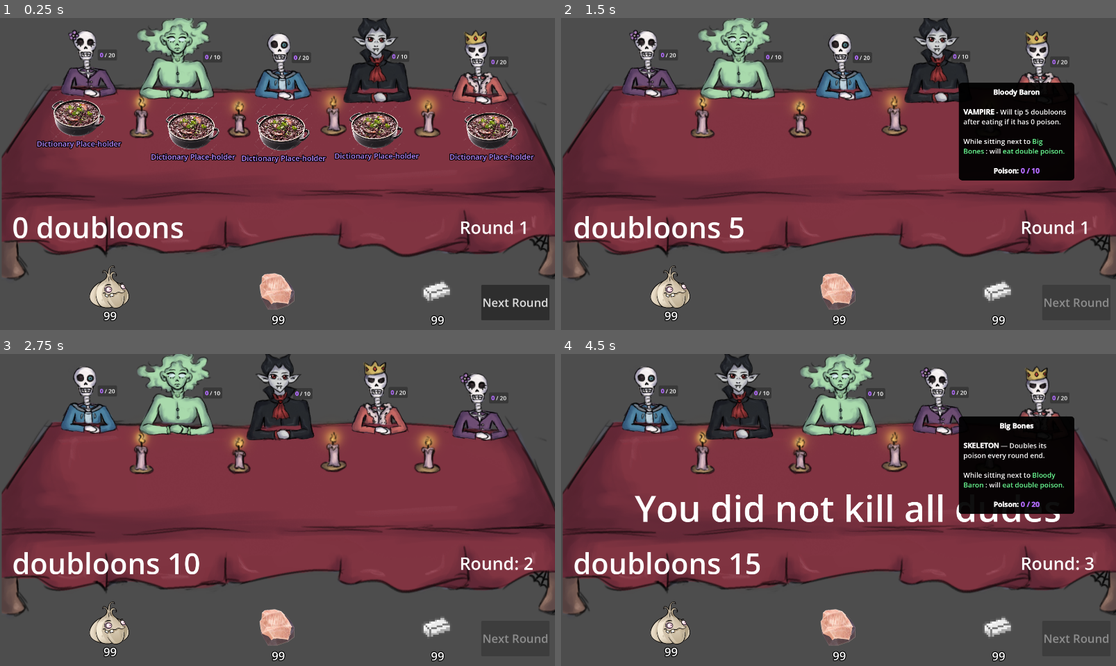
Above: before the commit, frames 1-4 (two rows, left to right).
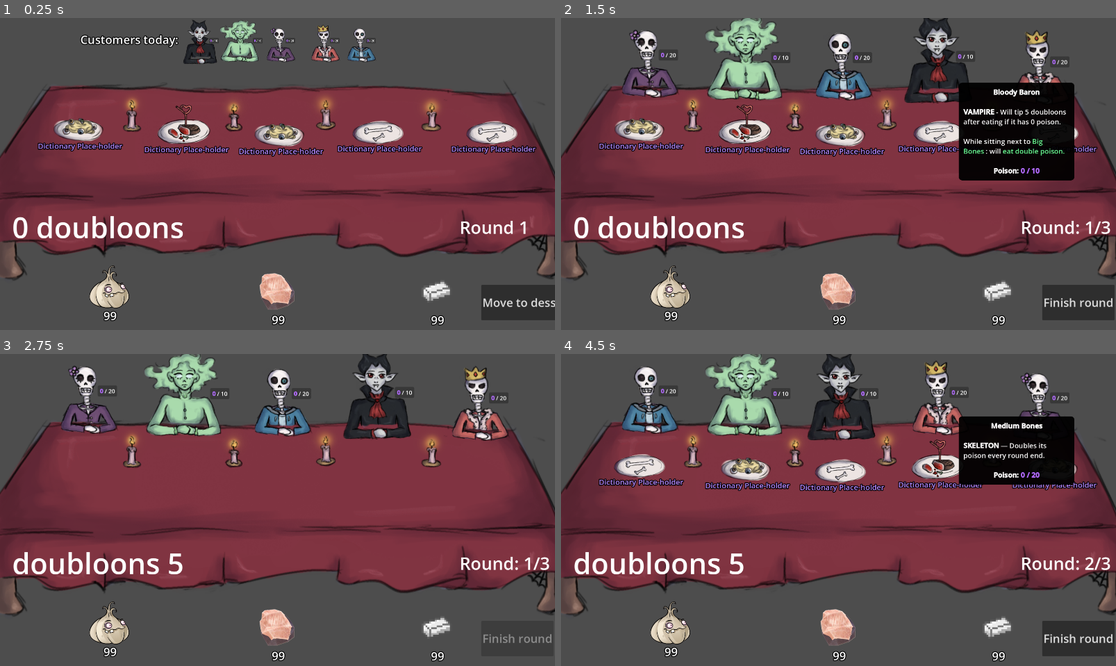
Above: after the commit, the same moments.

Repository: Henrique-Baumegger/godot-fims_food
Game: Godot game, scene res://scripts_and_scenes/main/main.tscn
Same seed, same stepped clock (60 frames per second), same inputs: the game is played once before the commit and once after it.
Inputs (mouse positions are in pixels of both pictures, inside the frame that each line leads up to):
- Up to frame 1 (0.25 s): no input
- Up to frame 2 (1.5 s): click "Next Round" (after the commit: "Move to dessets") at 0.5 s; tap Enter at 1.25 s; move the mouse to (943, 64) at 1.27 s; click (943, 64) at 1.35 s
- Up to frame 3 (2.75 s): click "Next Round" (after the commit: "Finish round") at 2 s
- Up to frame 4 (4.5 s): tap Space at 2.75 s; move the mouse to (738, 394) at 2.77 s; click (738, 394) at 2.85 s; click "Next Round" (after the commit: "Move to dessets") at 3.5 s; tap Enter at 4.25 s; move the mouse to (943, 397) at 4.27 s; click (943, 397) at 4.35 s

The runs differ from the first frame. In frame 1, 19% of the frame differs, in the area x 0-100%, y 0-97%; in frame 2, 9.2%; in frame 3, 10%; in frame 4, 17%.

Commit message:
flow fixed

Diff:
--- a/scripts_and_scenes/customer/ghost.tscn
+++ b/scripts_and_scenes/customer/ghost.tscn
@@ -1,18 +1,18 @@
 [gd_scene format=3 uid="uid://bb1dv0wixnsmh"]
 
 [ext_resource type="Script" uid="uid://bjbbvo4pjb5i8" path="res://scripts_and_scenes/customer/ghost.gd" id="1_elibt"]
-[ext_resource type="Texture2D" uid="uid://n4pmgvw48e7n" path="res://art/ghosts/ghost1.png" id="2_yam2q"]
-[ext_resource type="Texture2D" uid="uid://son7m30csknk" path="res://art/ghosts/ghost2.png" id="3_2xovo"]
-[ext_resource type="Texture2D" uid="uid://dlkeymue6jrht" path="res://art/ghosts/ghost3.png" id="4_u6df7"]
-[ext_resource type="Texture2D" uid="uid://03wfvm5m54sd" path="res://art/ghosts/ghost4.png" id="5_5jk5q"]
-[ext_resource type="Texture2D" uid="uid://rac3bmnbxj8s" path="res://art/ghosts/ghost5.png" id="6_bgmu7"]
-[ext_resource type="Texture2D" uid="uid://b2kdp2jf3wxx4" path="res://art/ghosts/ghost1d.png" id="7_whtnd"]
+[ext_resource type="Texture2D" uid="uid://n4pmgvw48e7n" path="res://art/characters/ghosts/ghost1.png" id="2_yam2q"]
+[ext_resource type="Texture2D" uid="uid://son7m30csknk" path="res://art/characters/ghosts/ghost2.png" id="3_2xovo"]
+[ext_resource type="Texture2D" uid="uid://dlkeymue6jrht" path="res://art/characters/ghosts/ghost3.png" id="4_u6df7"]
+[ext_resource type="Texture2D" uid="uid://03wfvm5m54sd" path="res://art/characters/ghosts/ghost4.png" id="5_5jk5q"]
+[ext_resource type="Texture2D" uid="uid://rac3bmnbxj8s" path="res://art/characters/ghosts/ghost5.png" id="6_bgmu7"]
+[ext_resource type="Texture2D" uid="uid://b2kdp2jf3wxx4" path="res://art/characters/ghosts/ghost1d.png" id="7_whtnd"]
 [ext_resource type="PackedScene" uid="uid://dv8xa6kl61ahd" path="res://scripts_and_scenes/UI/poison_indicator.tscn" id="7_yam2q"]
 [ext_resource type="PackedScene" uid="uid://qj5l5oibevij" path="res://scripts_and_scenes/UI/tool_tip_area.tscn" id="8_2xovo"]
-[ext_resource type="Texture2D" uid="uid://sl5tnv7agbm" path="res://art/ghosts/ghost2d.png" id="8_jtwfd"]
-[ext_resource type="Texture2D" uid="uid://c5vipnuxhxlyh" path="res://art/ghosts/ghost3d.png" id="9_npa8u"]
-[ext_resource type="Texture2D" uid="uid://bnlwbjqn8cm12" path="res://art/ghosts/ghost4d.png" id="10_5tpr8"]
-[ext_resource type="Texture2D" uid="uid://e8tq5fj852pu" path="res://art/ghosts/ghost5d.png" id="11_2ob77"]
+[ext_resource type="Texture2D" uid="uid://sl5tnv7agbm" path="res://art/characters/ghosts/ghost2d.png" id="8_jtwfd"]
+[ext_resource type="Texture2D" uid="uid://c5vipnuxhxlyh" path="res://art/characters/ghosts/ghost3d.png" id="9_npa8u"]
+[ext_resource type="Texture2D" uid="uid://bnlwbjqn8cm12" path="res://art/characters/ghosts/ghost4d.png" id="10_5tpr8"]
+[ext_resource type="Texture2D" uid="uid://e8tq5fj852pu" path="res://art/characters/ghosts/ghost5d.png" id="11_2ob77"]
 
 [sub_resource type="RectangleShape2D" id="RectangleShape2D_u6df7"]
 size = Vector2(270, 292.75)
--- a/scripts_and_scenes/customer/skeleton.tscn
+++ b/scripts_and_scenes/customer/skeleton.tscn
@@ -1,18 +1,18 @@
 [gd_scene format=3 uid="uid://b62ng2ie1m0rd"]
 
 [ext_resource type="Script" uid="uid://brng8om06cwia" path="res://scripts_and_scenes/customer/skeleton.gd" id="1_ybtii"]
-[ext_resource type="Texture2D" uid="uid://clo885p4hkli1" path="res://art/skeletons/skeleton1.png" id="2_27cea"]
-[ext_resource type="Texture2D" uid="uid://d1ypgbc4ntrnc" path="res://art/skeletons/skeleton3.png" id="2_jondo"]
+[ext_resource type="Texture2D" uid="uid://clo885p4hkli1" path="res://art/characters/skeletons/skeleton1.png" id="2_27cea"]
+[ext_resource type="Texture2D" uid="uid://d1ypgbc4ntrnc" path="res://art/characters/skeletons/skeleton3.png" id="2_jondo"]
 [ext_resource type="PackedScene" uid="uid://qj5l5oibevij" path="res://scripts_and_scenes/UI/tool_tip_area.tscn" id="3_k1ayw"]
-[ext_resource type="Texture2D" uid="uid://cc8icgq8exb6l" path="res://art/skeletons/skeleton2.png" id="3_pqvvh"]
-[ext_resource type="Texture2D" uid="uid://dwr2t2m0lnf8e" path="res://art/skeletons/skeleton4.png" id="5_abggj"]
-[ext_resource type="Texture2D" uid="uid://dw81lpm0koujt" path="res://art/skeletons/skeleton5.png" id="6_abggj"]
+[ext_resource type="Texture2D" uid="uid://cc8icgq8exb6l" path="res://art/characters/skeletons/skeleton2.png" id="3_pqvvh"]
+[ext_resource type="Texture2D" uid="uid://dwr2t2m0lnf8e" path="res://art/characters/skeletons/skeleton4.png" id="5_abggj"]
+[ext_resource type="Texture2D" uid="uid://dw81lpm0koujt" path="res://art/characters/skeletons/skeleton5.png" id="6_abggj"]
 [ext_resource type="PackedScene" uid="uid://dv8xa6kl61ahd" path="res://scripts_and_scenes/UI/poison_indicator.tscn" id="7_pqvvh"]
-[ext_resource type="Texture2D" uid="uid://cuywldlx7ncf5" path="res://art/skeletons/skeleton1d.png" id="7_vcck5"]
-[ext_resource type="Texture2D" uid="uid://dlncfwesos52a" path="res://art/skeletons/skeleton2d.png" id="8_qcjxa"]
-[ext_resource type="Texture2D" uid="uid://ctprrwf5itf4n" path="res://art/skeletons/skeleton3d.png" id="9_ejfx8"]
-[ext_resource type="Texture2D" uid="uid://ky2lq66301jw" path="res://art/skeletons/skeleton4d.png" id="10_a5qyi"]
-[ext_resource type="Texture2D" uid="uid://vledc1gce23d" path="res://art/skeletons/skeleton5d.png" id="11_pvdd6"]
+[ext_resource type="Texture2D" uid="uid://cuywldlx7ncf5" path="res://art/characters/skeletons/skeleton1d.png" id="7_vcck5"]
+[ext_resource type="Texture2D" uid="uid://dlncfwesos52a" path="res://art/characters/skeletons/skeleton2d.png" id="8_qcjxa"]
+[ext_resource type="Texture2D" uid="uid://ctprrwf5itf4n" path="res://art/characters/skeletons/skeleton3d.png" id="9_ejfx8"]
+[ext_resource type="Texture2D" uid="uid://ky2lq66301jw" path="res://art/characters/skeletons/skeleton4d.png" id="10_a5qyi"]
+[ext_resource type="Texture2D" uid="uid://vledc1gce23d" path="res://art/characters/skeletons/skeleton5d.png" id="11_pvdd6"]
 
 [sub_resource type="RectangleShape2D" id="RectangleShape2D_ap04t"]
 size = Vector2(181.5, 254)
--- a/scripts_and_scenes/customer/vampire.tscn
+++ b/scripts_and_scenes/customer/vampire.tscn
@@ -1,19 +1,18 @@
 [gd_scene format=3 uid="uid://5u6g4ksmn4tp"]
 
 [ext_resource type="Script" uid="uid://cf0bph7y7l82n" path="res://scripts_and_scenes/customer/vampire.gd" id="1_js6u7"]
-[ext_resource type="Texture2D" uid="uid://dwptq3m6hknxo" path="res://art/vampire/vampire1.png" id="2_wvpbf"]
-[ext_resource type="Texture2D" uid="uid://c72pekmj138hs" path="res://art/vampire/vampire2.png" id="3_78m3r"]
-[ext_resource type="Texture2D" uid="uid://byyq150c7bwg6" path="res://art/vampire/vampire3.png" id="4_qfupa"]
-[ext_resource type="Texture2D" uid="uid://bm26amqolheg8" path="res://art/vampire/vampire4.png" id="5_k3gdo"]
+[ext_resource type="Texture2D" uid="uid://dwptq3m6hknxo" path="res://art/characters/vampire/vampire1.png" id="2_wvpbf"]
+[ext_resource type="Texture2D" uid="uid://c72pekmj138hs" path="res://art/characters/vampire/vampire2.png" id="3_78m3r"]
+[ext_resource type="Texture2D" uid="uid://byyq150c7bwg6" path="res://art/characters/vampire/vampire3.png" id="4_qfupa"]
+[ext_resource type="Texture2D" uid="uid://bm26amqolheg8" path="res://art/characters/vampire/vampire4.png" id="5_k3gdo"]
 [ext_resource type="PackedScene" uid="uid://qj5l5oibevij" path="res://scripts_and_scenes/UI/tool_tip_area.tscn" id="6_3ajja"]
-[ext_resource type="Texture2D" uid="uid://bmi6njxljtcf8" path="res://art/vampire/vampire5.png" id="6_l7adl"]
-[ext_resource type="Texture2D" uid="uid://clg788p2dhx2a" path="res://art/vampire/vampire1d.png" id="7_4igmh"]
+[ext_resource type="Texture2D" uid="uid://bmi6njxljtcf8" path="res://art/characters/vampire/vampire5.png" id="6_l7adl"]
+[ext_resource type="Texture2D" uid="uid://clg788p2dhx2a" path="res://art/characters/vampire/vampire1d.png" id="7_4igmh"]
 [ext_resource type="PackedScene" uid="uid://dv8xa6kl61ahd" path="res://scripts_and_scenes/UI/poison_indicator.tscn" id="7_kpu4f"]
-[ext_resource type="Texture2D" uid="uid://clo885p4hkli1" path="res://art/skeletons/skeleton1.png" id="7_pbexu"]
-[ext_resource type="Texture2D" uid="uid://dhngd2ib2vlmh" path="res://art/vampire/vampire2d.png" id="8_hsceg"]
-[ext_resource type="Texture2D" uid="uid://5kiu4yg0a3q1" path="res://art/vampire/vampire3d.png" id="9_oayg1"]
-[ext_resource type="Texture2D" uid="uid://eb50yj5iku6g" path="res://art/vampire/vampire4d.png" id="10_q4a45"]
-[ext_resource type="Texture2D" uid="uid://cyuy4cxjo30ic" path="res://art/vampire/vampire5d.png" id="11_up04k"]
+[ext_resource type="Texture2D" uid="uid://dhngd2ib2vlmh" path="res://art/characters/vampire/vampire2d.png" id="8_hsceg"]
+[ext_resource type="Texture2D" uid="uid://5kiu4yg0a3q1" path="res://art/characters/vampire/vampire3d.png" id="9_oayg1"]
+[ext_resource type="Texture2D" uid="uid://eb50yj5iku6g" path="res://art/characters/vampire/vampire4d.png" id="10_q4a45"]
+[ext_resource type="Texture2D" uid="uid://cyuy4cxjo30ic" path="res://art/characters/vampire/vampire5d.png" id="11_up04k"]
 
 [sub_resource type="RectangleShape2D" id="RectangleShape2D_pbexu"]
 size = Vector2(208, 232)
@@ -26,7 +25,7 @@
 [node name="Sprite2D" type="Sprite2D" parent="." unique_id=347719945]
 position = Vector2(342.00003, 457)
 scale = Vector2(1.25, 1.25)
-texture = ExtResource("7_pbexu")
+texture = ExtResource("2_wvpbf")
 
 [node name="ToolTipArea" parent="." unique_id=1783049423 instance=ExtResource("6_3ajja")]
 displayed_text = "[b] Vampire [/b]
@@ -37,6 +36,6 @@
 shape = SubResource("RectangleShape2D_pbexu")
 
 [node name="PoisonIndicator" parent="." unique_id=416598971 instance=ExtResource("7_kpu4f")]
-offset_left = 47.0
+offset_left = 64.0
 offset_top = -38.0
-offset_right = 114.0
+offset_right = 131.0
--- a/scripts_and_scenes/food/food.gd
+++ b/scripts_and_scenes/food/food.gd
@@ -3,17 +3,37 @@
 
 var ingredients_present : Dictionary[String, int]
 var max_amount_for_each_ingredient : Dictionary[String, int]
+var warm_food_step : bool
+
+@export var list_of_sprites : Array[Texture]
+
 @onready var label: Label = $Label
+@onready var sprite_2d: Sprite2D = $Sprite2D
 
 
 func _ready() -> void:
 	ingredients_present = AllIngredientsHelper.get_empty_ingredients_base_dictionary_copy()
 	max_amount_for_each_ingredient = AllIngredientsHelper.get_max_amount_for_each_ingredient_dictionary_copy()
+	sprite_2d.texture = list_of_sprites.pick_random()
+
+
+func start_round() -> void:
+	print ("warm food")
+	warm_food_step = true
+
+
+func clients_go_to_table() -> void:
+	print ("dessert")
+	warm_food_step = false
+
 
 
 func try_to_add(ingredient_name: String, quantity: int) -> int:
+	if not warm_food_step:
+		return 0
+
 	if not ingredients_present.has(ingredient_name):
-		return -1
+		return 0
 
 	var current := ingredients_present[ingredient_name]
 	var max_allowed := max_amount_for_each_ingredient[ingredient_name]
--- a/scripts_and_scenes/food/food.tscn
+++ b/scripts_and_scenes/food/food.tscn
@@ -1,15 +1,18 @@
 [gd_scene format=3 uid="uid://cy3u8ujq720yj"]
 
 [ext_resource type="Script" uid="uid://d2y0qgipcum2s" path="res://scripts_and_scenes/food/food.gd" id="1_aohis"]
-[ext_resource type="Texture2D" uid="uid://cud77rmjr53yj" path="res://art/place_holder/feijoada.png" id="2_q2kjr"]
+[ext_resource type="Texture2D" uid="uid://bjp1fg4matt2b" path="res://art/food/warm/beef.png" id="2_hpgca"]
 [ext_resource type="Theme" uid="uid://c3pgctkp31gj8" path="res://art/themes/new_theme.tres" id="3_h3cyt"]
+[ext_resource type="Texture2D" uid="uid://tqjoie2qw2gi" path="res://art/food/warm/chicken.png" id="3_xacjw"]
+[ext_resource type="Texture2D" uid="uid://cy7w643klhh1w" path="res://art/food/warm/pasta.png" id="4_skh7j"]
 
 [sub_resource type="RectangleShape2D" id="RectangleShape2D_aohis"]
 size = Vector2(90.79999, 88.09999)
 
-[node name="Food" type="Area2D" unique_id=1063911873 groups=["food_area"]]
+[node name="Food" type="Area2D" unique_id=1063911873 groups=["food_area", "round_dependers"]]
 z_index = 1
 script = ExtResource("1_aohis")
+list_of_sprites = Array[Texture]([ExtResource("2_hpgca"), ExtResource("3_xacjw"), ExtResource("4_skh7j")])
 
 [node name="CollisionShape2D" type="CollisionShape2D" parent="." unique_id=1930218971]
 position = Vector2(3.999998, 9.749992)
@@ -17,8 +20,8 @@
 shape = SubResource("RectangleShape2D_aohis")
 
 [node name="Sprite2D" type="Sprite2D" parent="." unique_id=1433303779]
-scale = Vector2(0.08, 0.08)
-texture = ExtResource("2_q2kjr")
+scale = Vector2(0.7, 0.7)
+texture = ExtResource("2_hpgca")
 
 [node name="Label" type="Label" parent="." unique_id=705170775]
 offset_left = -222.0
--- a/scripts_and_scenes/main/main.gd
+++ b/scripts_and_scenes/main/main.gd
@@ -3,8 +3,8 @@
 var current_round = 1
 var money = 0
 var time_between_rounds : float = 1
-var time_between_days: float = 2
-
+var time_between_days: float = 0.8
+var customers_already_sitting: bool = false
 
 @onready var money_label: Label = $MoneyLabel
 @onready var round_label: Label = $RoundLabel
@@ -17,6 +17,7 @@
 	get_tree().call_group("round_dependers", "start_day")
 	get_tree().call_group("round_dependers", "start_round")
 	make_connections()
+	next_round.text = "Move to dessets"
 
 
 func make_connections() -> void:
@@ -36,29 +37,43 @@
 
 
 func _on_next_round_pressed() -> void:
-	var last_round : bool = current_round >= 3
-	if last_round:
-		get_tree().call_group("round_dependers", "assign_food")
-		get_tree().call_group("round_dependers", "finish_round")
-		lose_the_day_check()
+
+	if not customers_already_sitting:
+		get_tree().call_group("round_dependers", "clients_go_to_table")
+		customers_already_sitting = true
 		next_round.disabled = true
 		await get_tree().create_timer(time_between_days).timeout
-		get_tree().call_group("round_dependers", "finish_day")
-		await get_tree().create_timer(time_between_days).timeout
 		next_round.disabled = false
-		get_tree().call_group("round_dependers", "start_day")
-		get_tree().call_group("round_dependers", "start_round")
-		current_round = 1
-		make_connections()
+		next_round.text = "Finish round"
+
 	else:
-		get_tree().call_group("round_dependers", "assign_food")
-		get_tree().call_group("round_dependers", "finish_round")
-		next_round.disabled = true
-		await get_tree().create_timer(time_between_rounds).timeout
-		next_round.disabled = false
-		get_tree().call_group("round_dependers", "start_round")
-		current_round += 1
-	round_label.text = "Round: "+ str(current_round)
+		var last_round : bool = current_round >= 3
+		if last_round:
+			get_tree().call_group("round_dependers", "assign_food")
+			get_tree().call_group("round_dependers", "finish_round")
+			lose_the_day_check()
+			next_round.disabled = true
+			await get_tree().create_timer(time_between_days).timeout
+			get_tree().call_group("round_dependers", "finish_day")
+			await get_tree().create_timer(time_between_days).timeout
+			next_round.disabled = false
+			get_tree().call_group("round_dependers", "start_day")
+			get_tree().call_group("round_dependers", "start_round")
+			current_round = 1
+			make_connections()
+			next_round.text = "Move to dessets"
+			customers_already_sitting = false
+		else:
+			get_tree().call_group("round_dependers", "assign_food")
+			get_tree().call_group("round_dependers", "finish_round")
+			next_round.disabled = true
+			await get_tree().create_timer(time_between_rounds).timeout
+			next_round.disabled = false
+			get_tree().call_group("round_dependers", "start_round")
+			current_round += 1
+			next_round.text = "Move to dessets"
+			customers_already_sitting = false
+	round_label.text = "Round: "+ str(current_round)+"/3"
 
 
 func lose_the_day_check() -> void:
--- a/scripts_and_scenes/table/table.gd
+++ b/scripts_and_scenes/table/table.gd
@@ -6,6 +6,15 @@
 var list_of_foods_this_round : Array[Food]
 var clients_of_the_day : Array[Customer]
 var client_positions_of_this_round : Array[Customer]
+
+@onready var customer_list: Node2D = $CustomerList
+@onready var list_position_1: Marker2D = $CustomerList/list_position1
+@onready var list_position_2: Marker2D = $CustomerList/list_position2
+@onready var list_position_3: Marker2D = $CustomerList/list_position3
+@onready var list_position_4: Marker2D = $CustomerList/list_position4
+@onready var list_position_5: Marker2D = $CustomerList/list_position5
+@onready var label: Label = $CustomerList/Label
+
 
 @onready var food_1_position: Marker2D = $FoodPositions/Food1Position
 @onready var food_2_position: Marker2D = $FoodPositions/Food2Position
@@ -20,23 +29,27 @@
 @onready var customer_5_position: Marker2D = $CustomerPositions/Customer5Position
 
 
+func start_day() -> void:
+	new_set_of_customers()
+
+
+func start_round() -> void:
+	handle_list(true)
+	new_round_of_food()
+
+
+func clients_go_to_table() -> void:
+	handle_list(false)
+	shuffle_customers()
+
+
 func assign_food() -> void:
 	for i in range(table_size):
 		client_positions_of_this_round[i].food_this_round = list_of_foods_this_round[i]
 
 
-func start_day() -> void:
-	new_set_of_customers()
-	set_new_customer_relations()
-
-
 func finish_day() -> void:
 	delete_current_customers()
-
-func start_round() -> void:
-	new_round_of_food()
-	shuffle_customers()
-	set_left_and_rights_of_customers()
 
 
 func new_round_of_food() -> void:
@@ -66,6 +79,7 @@
 	clients_of_the_day = AssetDictionary.instantiate_random_customers(table_size)
 	for cust in clients_of_the_day:
 		add_child(cust)
+	set_new_customer_relations()
 
 
 func shuffle_customers() -> void:
@@ -81,6 +95,8 @@
 	for i in range(table_size):
 		var c: Customer = client_positions_of_this_round[i]
 		c.position = customer_markers[i].position
+
+	set_left_and_rights_of_customers()
 
 
 func set_left_and_rights_of_customers() -> void:
@@ -104,3 +120,22 @@
 	customers_for_relations[3].is_hater = true
 	customers_for_relations[2].hated_name = customers_for_relations[3].identity_name
 	customers_for_relations[3].hated_name = customers_for_relations[2].identity_name
+
+
+func handle_list(put_on_list: bool) -> void:
+	customer_list.visible = put_on_list
+	var list_markers: Array[Marker2D] = [
+		list_position_1,
+		list_position_2,
+		list_position_3,
+		list_position_4,
+		list_position_5
+	]
+	if put_on_list:
+		for i in range(table_size):
+			var c: Customer = clients_of_the_day[i]
+			c.position = list_markers[i].position
+			c.scale = Vector2.ONE * 0.5
+	else:
+		for c: Customer in clients_of_the_day:
+			c.scale = Vector2.ONE
--- a/scripts_and_scenes/table/table.tscn
+++ b/scripts_and_scenes/table/table.tscn
@@ -2,33 +2,55 @@
 
 [ext_resource type="Script" uid="uid://hntj861nd3un" path="res://scripts_and_scenes/table/table.gd" id="1_83i0c"]
 [ext_resource type="Texture2D" uid="uid://cmiaaxh7td154" path="res://art/enviroment/full table.png" id="2_kodtr"]
-[ext_resource type="Texture2D" uid="uid://db03afonixiwn" path="res://art/enviroment/candles.png" id="3_8jwp2"]
+[ext_resource type="Texture2D" uid="uid://ckf1qqkyo4a85" path="res://art/enviroment/candle1.png" id="3_fars2"]
+[ext_resource type="Texture2D" uid="uid://bae3xky6crxre" path="res://art/enviroment/candle2.png" id="4_hgd6c"]
+[ext_resource type="Texture2D" uid="uid://bnx2a80bqgn1k" path="res://art/enviroment/candle3.png" id="5_8e2ag"]
+[ext_resource type="Texture2D" uid="uid://s5a0g24lowqg" path="res://art/enviroment/candle4.png" id="6_4m5wr"]
+[ext_resource type="Theme" uid="uid://c3pgctkp31gj8" path="res://art/themes/new_theme.tres" id="8_8e2ag"]
 
 [node name="Table" type="Node2D" unique_id=246802026 groups=["round_dependers"]]
 script = ExtResource("1_83i0c")
 
-[node name="TableSprite" type="Sprite2D" parent="." unique_id=350445370]
+[node name="TableSprites" type="Sprite2D" parent="." unique_id=350445370]
+position = Vector2(-6, 0)
 texture = ExtResource("2_kodtr")
 
-[node name="Candles" type="Sprite2D" parent="TableSprite" unique_id=289262051]
-texture = ExtResource("3_8jwp2")
+[node name="Candle1" type="Sprite2D" parent="TableSprites" unique_id=36186053]
+position = Vector2(-502, -238)
+scale = Vector2(0.75, 0.75)
+texture = ExtResource("3_fars2")
+
+[node name="candle2" type="Sprite2D" parent="TableSprites" unique_id=2062229543]
+position = Vector2(-152, -238)
+scale = Vector2(0.75, 0.75)
+texture = ExtResource("4_hgd6c")
+
+[node name="candle3" type="Sprite2D" parent="TableSprites" unique_id=257564620]
+position = Vector2(167, -238)
+scale = Vector2(0.75, 0.75)
+texture = ExtResource("5_8e2ag")
+
+[node name="candle4" type="Sprite2D" parent="TableSprites" unique_id=1953955972]
+position = Vector2(531, -238)
+scale = Vector2(0.75, 0.75)
+texture = ExtResource("6_4m5wr")
 
 [node name="FoodPositions" type="Node2D" parent="." unique_id=1491461972]
 
 [node name="Food1Position" type="Marker2D" parent="FoodPositions" unique_id=626382619]
-position = Vector2(-696, -206)
+position = Vector2(-692, -198)
 
 [node name="Food2Position" type="Marker2D" parent="FoodPositions" unique_id=1949923779]
-position = Vector2(-301, -161)
+position = Vector2(-324, -186)
 
 [node name="Food3Position" type="Marker2D" parent="FoodPositions" unique_id=871336898]
-position = Vector2(12, -156)
+position = Vector2(3, -180)
 
 [node name="Food4Position" type="Marker2D" parent="FoodPositions" unique_id=1043265175]
-position = Vector2(334, -164)
+position = Vector2(344, -189)
 
 [node name="Food5Position" type="Marker2D" parent="FoodPositions" unique_id=225601222]
-position = Vector2(732, -161)
+position = Vector2(738, -188)
 
 [node name="CustomerPositions" type="Node2D" parent="." unique_id=452383670]
 
@@ -36,7 +58,7 @@
 position = Vector2(-670, -401)
 
 [node name="Customer2Position" type="Marker2D" parent="CustomerPositions" unique_id=593585473]
-position = Vector2(-352, -394)
+position = Vector2(-327, -392)
 
 [node name="Customer3Position" type="Marker2D" parent="CustomerPositions" unique_id=1825936207]
 position = Vector2(1, -392)
@@ -46,3 +68,29 @@
 
 [node name="Customer5Position" type="Marker2D" parent="CustomerPositions" unique_id=178237912]
 position = Vector2(684, -377)
+
+[node name="CustomerList" type="Node2D" parent="." unique_id=1065999942]
+
+[node name="list_position1" type="Marker2D" parent="CustomerList" unique_id=1532930138]
+position = Vector2(-275, -460)
+
+[node name="list_position2" type="Marker2D" parent="CustomerList" unique_id=563355306]
+position = Vector2(-135, -460)
+
+[node name="list_position3" type="Marker2D" parent="CustomerList" unique_id=1948745618]
+position = Vector2(0, -460)
+
+[node name="list_position4" type="Marker2D" parent="CustomerList" unique_id=1736282547]
+position = Vector2(154, -460)
+
+[node name="list_position5" type="Marker2D" parent="CustomerList" unique_id=879663938]
+position = Vector2(279, -460)
+
+[node name="Label" type="Label" parent="CustomerList" unique_id=1104054420]
+offset_left = -688.0
+offset_top = -501.0
+offset_right = -349.0
+offset_bottom = -446.0
+theme = ExtResource("8_8e2ag")
+theme_override_colors/font_color = Color(1, 1, 1, 1)
+text = "Customers today:"
Renamed: art/ghosts/ghost1.png -> art/characters/ghosts/ghost1.png
Not shown, added: art/characters/ghosts/ghost1.png.import
Renamed: art/ghosts/ghost1d.png -> art/characters/ghosts/ghost1d.png
Not shown, added: art/characters/ghosts/ghost1d.png.import
Renamed: art/ghosts/ghost2.png -> art/characters/ghosts/ghost2.png
Not shown, added: art/characters/ghosts/ghost2.png.import
Renamed: art/ghosts/ghost2d.png -> art/characters/ghosts/ghost2d.png
Not shown, added: art/characters/ghosts/ghost2d.png.import
Renamed: art/ghosts/ghost3.png -> art/characters/ghosts/ghost3.png
Not shown, added: art/characters/ghosts/ghost3.png.import
Renamed: art/ghosts/ghost3d.png -> art/characters/ghosts/ghost3d.png
Not shown, added: art/characters/ghosts/ghost3d.png.import
(and 95 more such lines)
